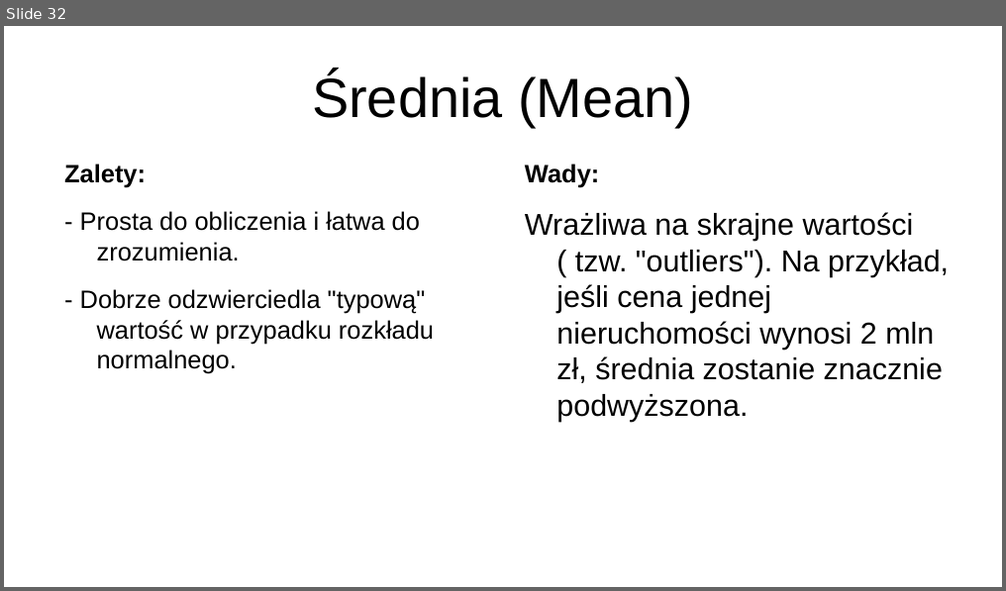
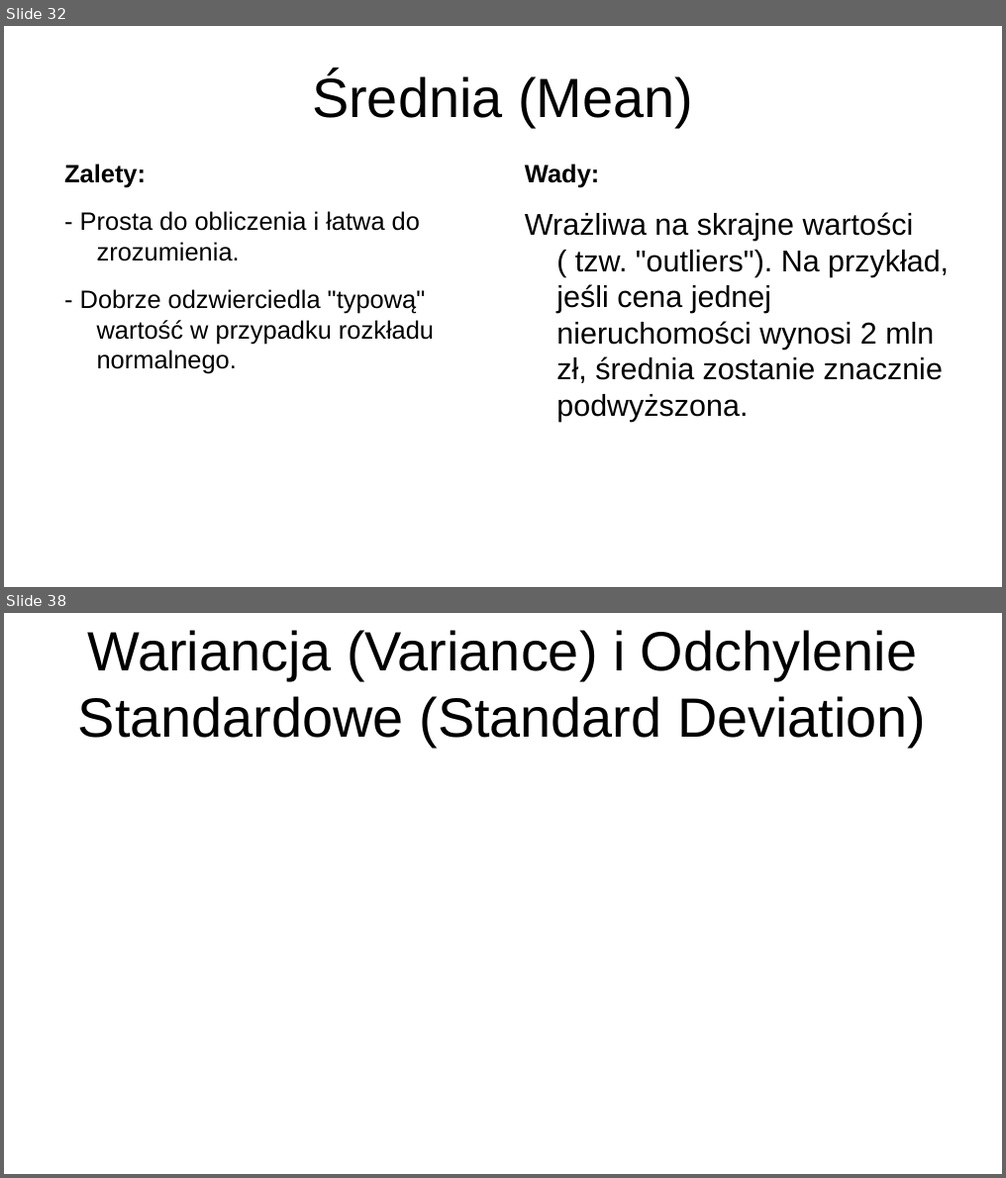
Before and after one commit to jkb-mchlk/jkb-mchlk, a slide deck: szkolenie.pptx. Shown one above the other, each under a label of ours: slide 32 before the commit, slides 32 and 38 after it; the slides between them are not shown. The pictures are 1006x591 and 1006x1178 pixels, drawn with LibreOffice and Linux fonts; fonts in the diff are those of the drawing. Boxes give left, top, right and bottom in pixels: in the first picture for what was removed or moved away, otherwise in the second. Text is boxed around its words. In the diff, an @@ line names an element or a change of style, - is before the commit and + after.

```diff
--- a/szkolenie.pptx
+++ b/szkolenie.pptx
@@ slide 38 added at bbox=[4, 613, 1002, 1174], background #FFFFFF @@
@@ title added at bbox=[78, 630, 926, 747], 44 pt, text #000000 @@
+Wariancja (Variance) i Odchylenie Standardowe (Standard Deviation)
```
Also in this commit, not shown: 4 slides changed, 18 other slides added, 1 slide removed, 1 other file.
